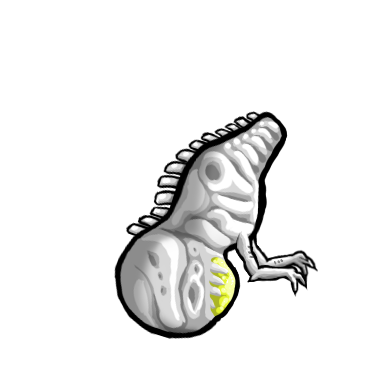
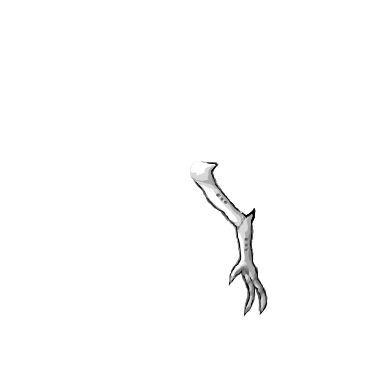
The second w=384, h=384 image is a revision of the first. Changes to its layers:
showed group "Mainarm_east" (6 layers), moved it into group "Orienter" over [left=114, top=128, right=318, bottom=339]
painted on "Paint Layer 53" (5th of 10, in "Orienter" › "Mainarm_east" › "Group 54") over [left=114, top=128, right=318, bottom=339]
painted on "Paint Layer 51" (5th of 10, in "Orienter" › "Mainarm_east" › "Group 54") over [left=114, top=128, right=318, bottom=339]
painted on "Paint Layer 52" (5th of 10, in "Orienter" › "Mainarm_east") over [left=114, top=128, right=318, bottom=339]
painted on "Paint Layer 56" (1st of 2, in "Orienter" › "Mainarm_east") over [left=114, top=128, right=318, bottom=339]
hid group "Miniarm_R_east" (5 layers) over [left=114, top=192, right=318, bottom=339]
painted on "Paint Layer 45" (3rd of 4, in "Orienter" › "Miniarm_R_east" › "Group 43") over [left=114, top=192, right=318, bottom=339]
painted on "Paint Layer 42" (3rd of 4, in "Orienter" › "Miniarm_R_east" › "Group 43") over [left=114, top=192, right=318, bottom=339]
painted on "Paint Layer 44" (3rd of 4, in "Orienter" › "Miniarm_R_east") over [left=114, top=192, right=318, bottom=339]
hid group "StarBeast_Female_east" (6 layers) over [left=114, top=111, right=318, bottom=339]
painted on "Paint Layer 2" over [left=114, top=111, right=318, bottom=339]
painted on "Paint Layer 6" over [left=114, top=128, right=318, bottom=339]
painted on "Paint Layer 26" over [left=114, top=111, right=318, bottom=339]
painted on "Paint Layer 27" over [left=114, top=111, right=318, bottom=339]
painted on "Paint Layer 4" over [left=114, top=111, right=318, bottom=339]
hid group "Spine_Female_east" (3 layers) over [left=114, top=111, right=318, bottom=339]
painted on "Paint Layer 37" over [left=114, top=111, right=318, bottom=339]
painted on "Paint Layer 36" over [left=114, top=111, right=318, bottom=339]
…and 11 more changes (8 painted, 4 visibility)
